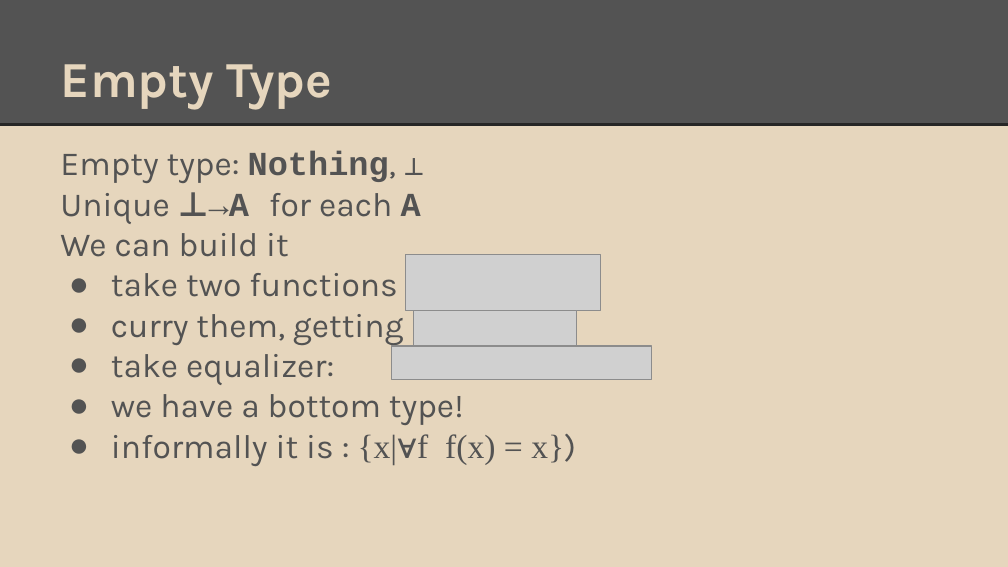
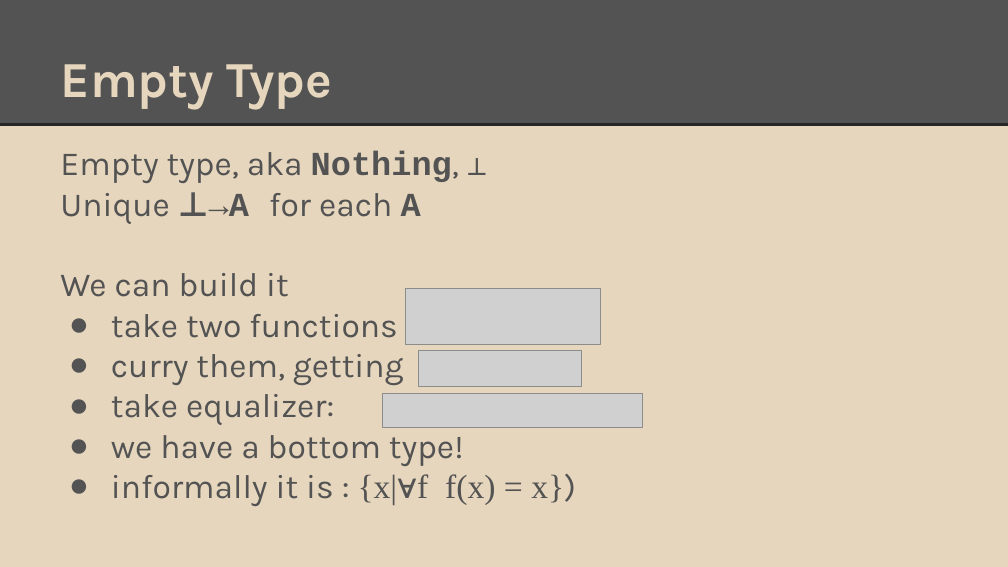
Before and after one commit to degoes-consulting/lambdaconf-2015, a slide deck: slide 23 of speakers/vpatryshev/intuitionistic-type-theory/IntroToIntuitionisticTypeTheory.pptx. Drawn at 1008x567 pixels with LibreOffice and Linux fonts; fonts in the diff are those of the drawing; grey boxes stand for pictures. Boxes give left, top, right and bottom in pixels: in the first picture for what was removed or moved away, otherwise in the second. Text is boxed around its words. In the diff, an @@ line names an element or a change of style, - is before the commit and + after.

```diff
--- a/speakers/vpatryshev/intuitionistic-type-theory/IntroToIntuitionisticTypeTheory.pptx
+++ b/speakers/vpatryshev/intuitionistic-type-theory/IntroToIntuitionisticTypeTheory.pptx
@@ text at [60, 151, 459, 183]: text changed @@
-Empty type: Nothing, ⊥
+Empty type, aka Nothing, ⊥
@@ picture: place and size @@
-picture at [406, 255, 601, 310]
+picture at [406, 289, 601, 345]
@@ picture: place and size @@
-picture at [414, 310, 578, 346]
+picture at [418, 351, 582, 386]
@@ picture: place and size @@
-picture at [391, 346, 651, 379]
+picture at [382, 394, 642, 427]
```
Also in this commit, not shown: 6 other slides changed.
